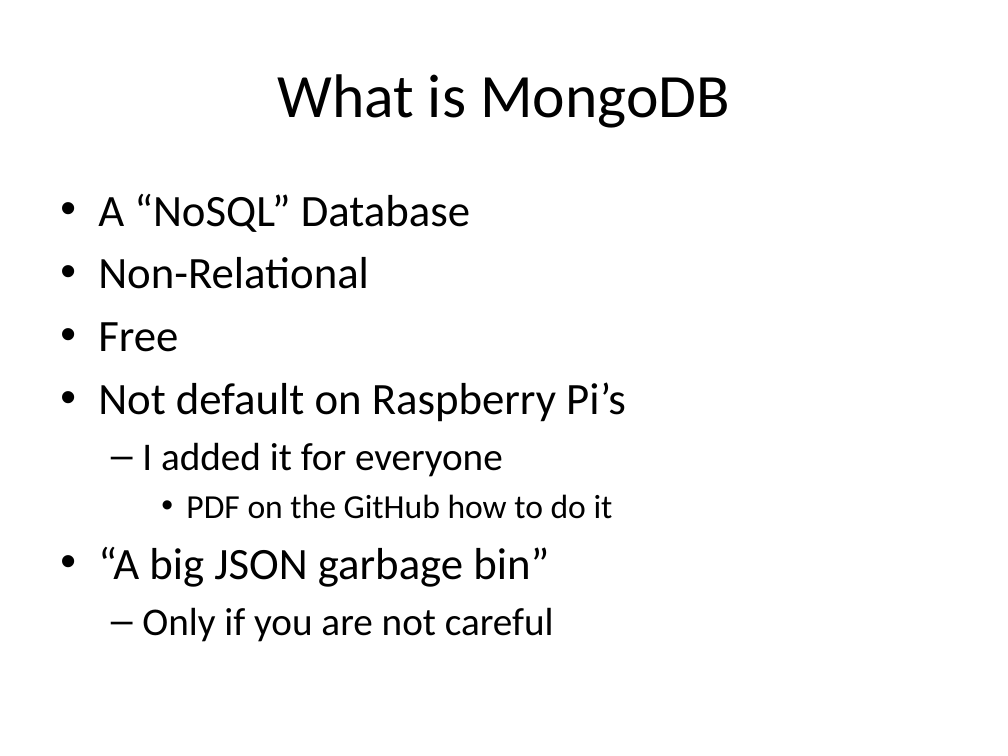
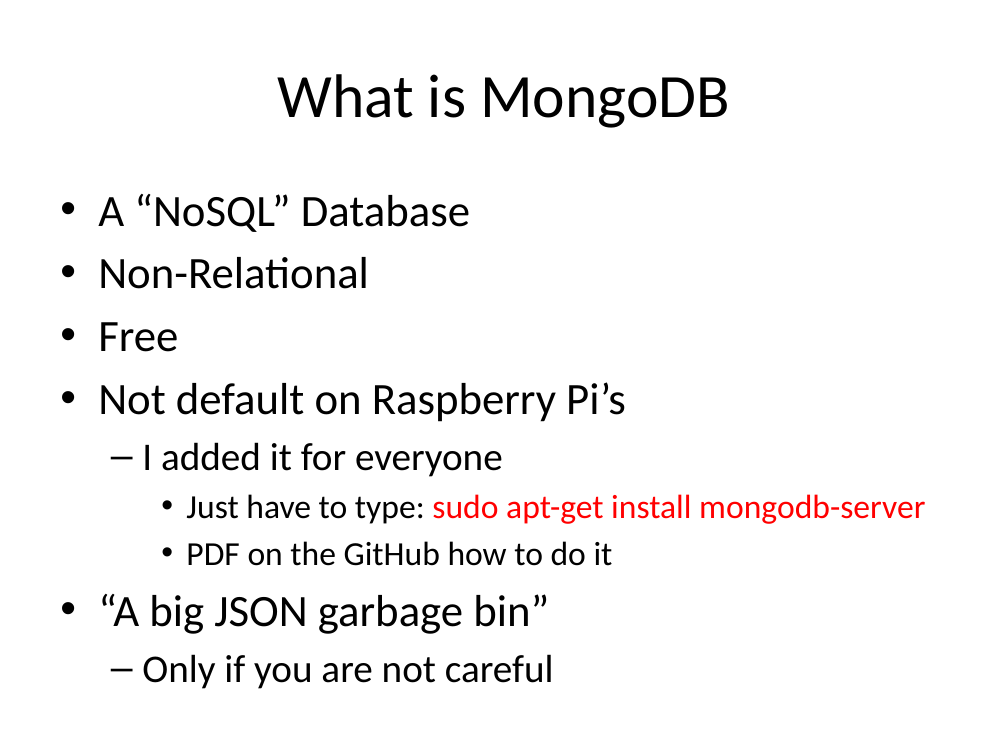
Before and after one commit to sjfricke/IEEE-Mini-Projects-UW-Madison, a slide deck: slide 20 of Tutorial/PowerPoint Versions/MongoDB and Databases.pptx (slide 8 before the commit). Drawn at 1008x756 pixels with LibreOffice and Linux fonts; fonts in the diff are those of the drawing. Boxes give left, top, right and bottom in pixels: in the first picture for what was removed or moved away, otherwise in the second. Text is boxed around its words. In the diff, an @@ line names an element or a change of style, - is before the commit and + after.

Commit message:
update mongo slides

```diff
--- a/Tutorial/PowerPoint Versions/MongoDB and Databases.pptx
+++ b/Tutorial/PowerPoint Versions/MongoDB and Databases.pptx
@@ text at box(186, 494, 925, 524): paragraph added @@
+    • Just have to type: sudo apt-get install mongodb-server
```
Also in this commit, not shown: 8 other slides changed, 13 slides added, 1 other file.
